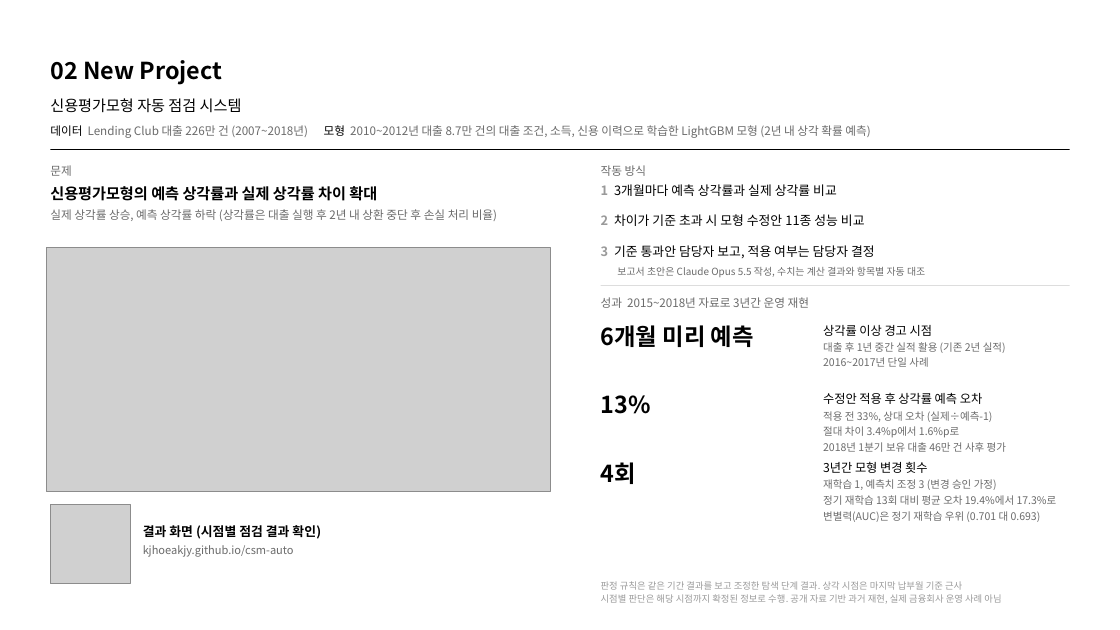
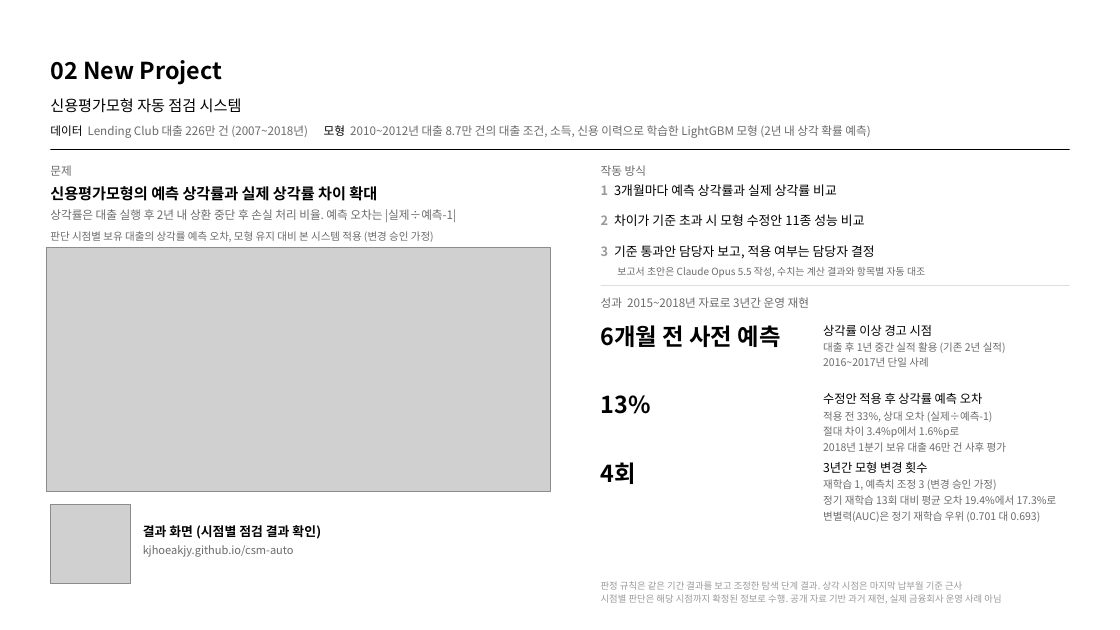
Before and after one commit to kjhoeakjy/csm-auto, a slide deck: slide 2 of ppt/역량PT_김연주.pptx. Drawn at 1120x630 pixels with LibreOffice and Linux fonts; fonts in the diff are those of the drawing; grey boxes stand for pictures. Boxes give left, top, right and bottom in pixels: in the first picture for what was removed or moved away, otherwise in the second. Text is boxed around its words. In the diff, an @@ line names an element or a change of style, - is before the commit and + after.

```diff
--- a/ppt/역량PT_김연주.pptx
+++ b/ppt/역량PT_김연주.pptx
@@ text at <box>50,209,456,222</box>: text changed @@
-실제 상각률 상승, 예측 상각률 하락 (상각률은 대출 실행 후 2년 내 상환 중단 후 손실 처리 비율)
+상각률은 대출 실행 후 2년 내 상환 중단 후 손실 처리 비율. 예측 오차는 |실제÷예측-1|
@@ text added at <box>50,231,434,242</box>, 9 pt, text #6B6B6B @@
+판단 시점별 보유 대출의 상각률 예측 오차, 모형 유지 대비 본 시스템 적용 (변경 승인 가정)
@@ text at <box>601,325,781,347</box>: text changed @@
-6개월 미리 예측
+6개월 전 사전 예측
```
Also in this commit, not shown: 12 other files.
